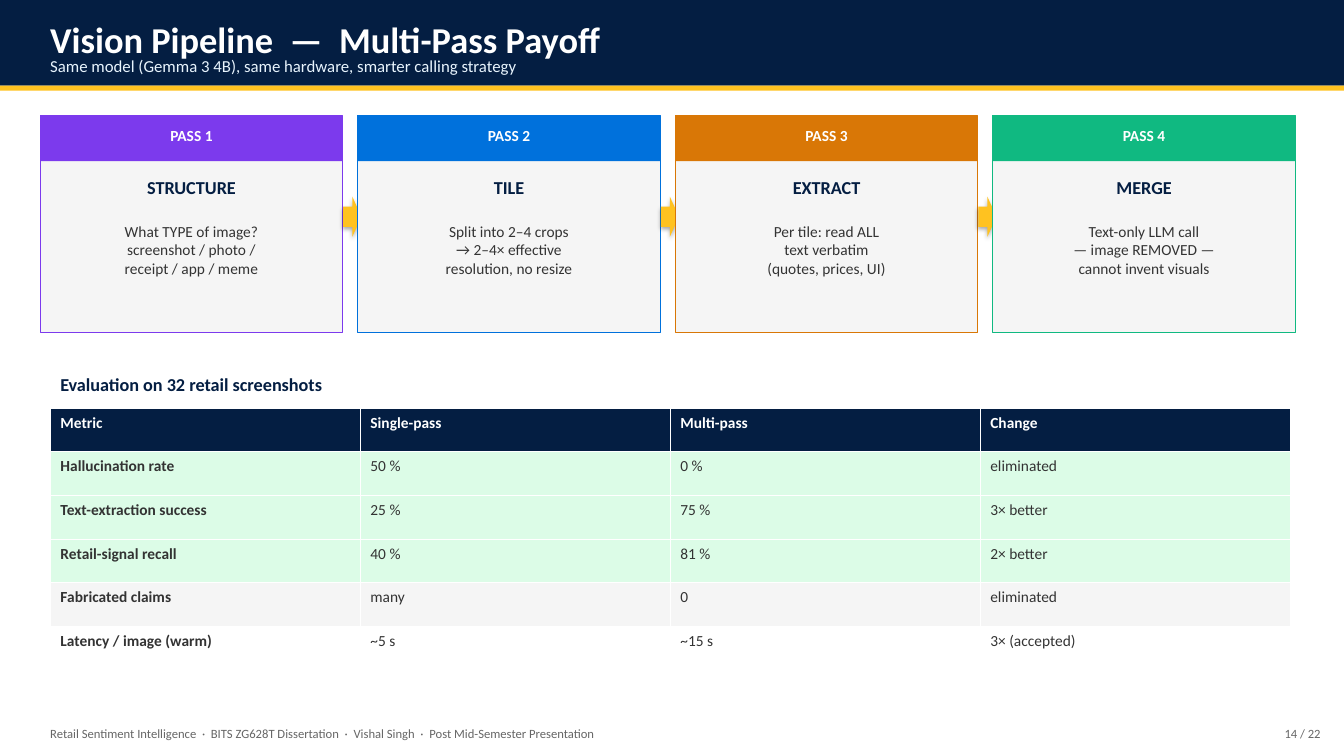
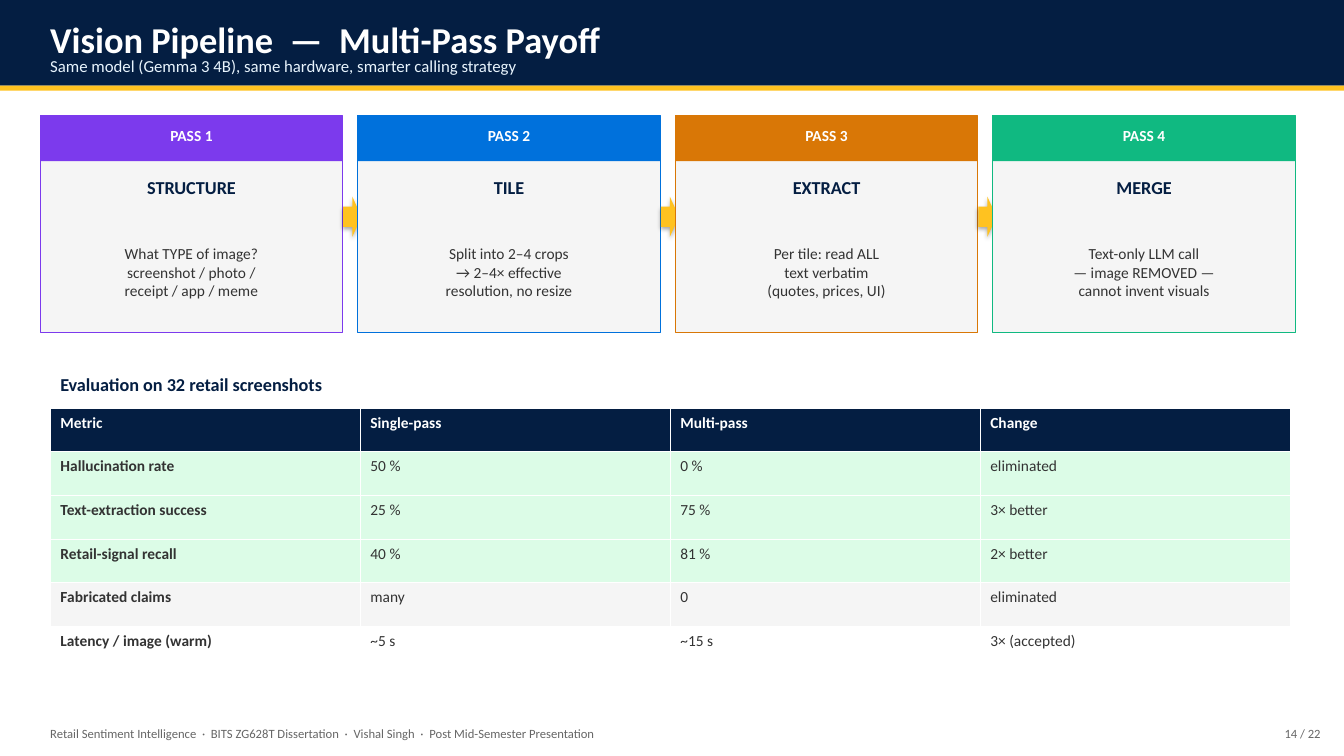
Before and after one commit to vishalvishal099/Retail-Sentiment-Intelligence, a slide deck: slide 14 of docs/Sem_4/FINAL_PRESENTATION_VishalSingh_2020AA05641.pptx. Drawn at 1344x756 pixels with LibreOffice and Linux fonts; fonts in the diff are those of the drawing. Boxes give left, top, right and bottom in pixels: in the first picture for what was removed or moved away, otherwise in the second. Text is boxed around its words. In the diff, an @@ line names an element or a change of style, - is before the commit and + after.

```diff
--- a/docs/Sem_4/FINAL_PRESENTATION_VishalSingh_2020AA05641.pptx
+++ b/docs/Sem_4/FINAL_PRESENTATION_VishalSingh_2020AA05641.pptx
@@ vertical alignment top to middle in 4 elements at [125, 248, 258, 299], [446, 248, 572, 298], [767, 248, 885, 299], [1079, 248, 1210, 296] @@
```
Also in this commit, not shown: 15 other slides changed, 2 other files.
